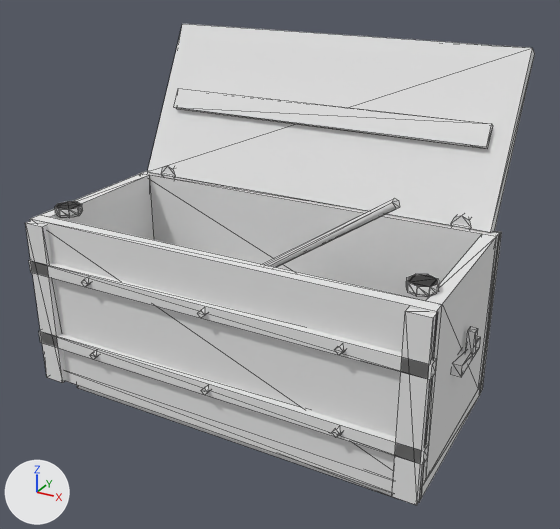
Renders of the glTF model game/assets/props/blender/large_box.glb from each side of a commit.
Both versions are drawn from a camera (50 mm lens) standing at (1.59, -2.72, 2.07) and looking at (0.03, 0.12, 0.65). Lighting does not change. The marker at lower left points along +X, +Y and +Z. The older version comes first. Mesh edges are drawn as thin lines. Vertices at exactly the same position are counted once.

Objects in the first picture: 'large_box'.
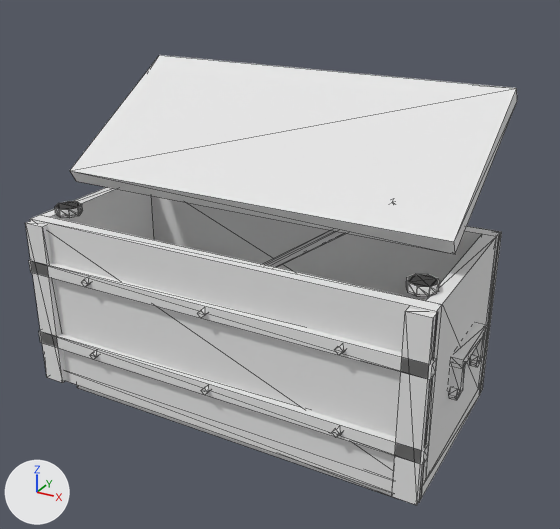
Location of each change, [x1, y1, x2, y2] in pixels of the pictures (560 x 529 px; the box of a moved part takes in the faces that stretch with it):
'large_box', reshaped (6% shorter)
    before: [25, 24, 535, 505]
    after: [25, 55, 517, 505]
part 1 of me_large_box, moved or reshaped (not visible afterwards)
    before: [466, 327, 478, 359]
part 2 of me_large_box, added
    after: [449, 362, 466, 394]
part 3 of me_large_box, added
    after: [469, 333, 485, 361]
part 4 of me_large_box, added
    after: [451, 322, 486, 369]
part 5 of me_large_box, added
    after: [449, 388, 460, 400]
part 6 of me_large_box, added
    after: [470, 356, 480, 367]
part 7 of me_large_box, moved or reshaped (not visible afterwards)
    before: [174, 88, 493, 149]
part 8 of me_large_box, deleted
    before: [452, 215, 471, 229]
part 9 of me_large_box, deleted
    before: [162, 165, 175, 177]
part 10 of me_large_box, deleted
    before: [452, 336, 481, 377]
part 11 of me_large_box, moved or reshaped
    before: [55, 24, 535, 287]
    after: [55, 55, 517, 287]

The change, as a list of edits to the scene's bpy script:
```text
Change me_large_box:
    used by ob_large_box; location = (0.0, 0.0, 0.0)
    remove me_large_box.from_pydata(...)  # 326 vertices, 520 faces; spans x -0.97..0.97, y -0.47..0.82, z 0.0..1.59
    add me_large_box.from_pydata(...)  # 358 vertices, 568 faces; spans x -0.97..0.97, y -0.47..0.58, z 0.0..1.46
    me_large_box part 1: the loose piece of 8 vertices spanning x 0.94..0.97, y -0.02..0.02, z 0.5..0.62 is moved by (-1.91, 0.14, -0.08)
    me_large_box part 2: a new loose piece, a box spanning x 0.925..0.975, y -0.157..-0.123, z 0.415..0.545, in mat_structures_atlas (white #e7e7e7)
    me_large_box part 3: a new loose piece, a box spanning x 0.925..0.975, y 0.123..0.157, z 0.415..0.545, in mat_structures_atlas (white #e7e7e7)
    me_large_box part 4: a new loose piece, a box spanning x 0.925..0.975, y -0.16..0.16, z 0.53..0.57, in mat_structures_atlas (white #e7e7e7)
    me_large_box part 5: a new loose piece, a 6-sided cylinder along x spanning x 0.935..0.965, y -0.17..-0.11, z 0.384..0.436, in mat_structures_atlas (white #e7e7e7)
    me_large_box part 6: a new loose piece, a 6-sided cylinder along x spanning x 0.935..0.965, y 0.11..0.17, z 0.384..0.436, in mat_structures_atlas (white #e7e7e7)
    me_large_box part 7: the loose piece of 8 vertices spanning x -0.81..0.81, y 0.52..0.59, z 1.2..1.3 is turned -31.7 degrees about the x axis through its middle, then moved by (0.0, -0.31, -0.05)
    me_large_box part 8: the loose piece of 16 vertices spanning x 0.72..0.81, y 0.39..0.47, z 0.84..0.94 is deleted
    me_large_box part 9: the loose piece of 16 vertices spanning x -0.81..-0.72, y 0.39..0.47, z 0.84..0.94 is deleted
    me_large_box part 10: the loose piece of 8 vertices spanning x 0.93..0.96, y -0.13..0.13, z 0.47..0.52 is deleted
    me_large_box part 11
    8 vertices are removed from x -0.9..0.9, y 0.38..0.82, z 0.85..1.59
    46 faces are deleted
    8 vertices are added at x -0.9..0.9, y -0.18..0.58, z 0.98..1.46
    46 new faces join them
    other edits to the shape of me_large_box do not show in these pictures
```
